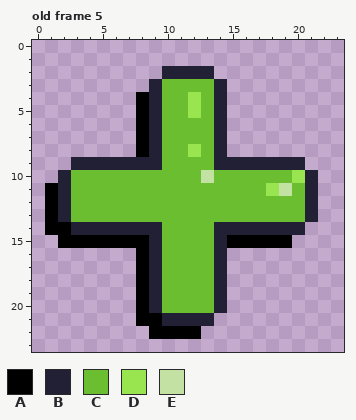
Two states of a pixel-art file, assets/24x icons.aseprite. Above is the file before it was changed.
24x24 pixels, 14 frames. Shown: old frame 5. The commit also changed other frames, which this record leaves out.
Visible layers, top first: "Secondary", "Main", "Shadow".
Palette (. is transparent): A #000000  B #222034  C #6abe30  D #99e550  E #c2e1a3
Pixels before, old frame 5, first column x 1:
 2 .........BBBB........
 3 ........BCCCCB.......
 4 .......ABCCDCB.......
 5 .......ABCCDCB.......
 6 .......ABCCCCB.......
 7 .......ABCCCCB.......
 8 .......ABCCDCB.......
 9 ..BBBBBBBCCCCBBBBBBB.
10 .BCCCCCCCCCCECCCCCCDB
11 ABCCCCCCCCCCCCCCCDECB
12 ABCCCCCCCCCCCCCCCCCCB
13 ABCCCCCCCCCCCCCCCCCCB
14 AABBBBBBBCCCCBBBBBBB.
15 .AAAAAAABCCCCBAAAAA..
16 .......ABCCCCB.......
17 .......ABCCCCB.......
18 .......ABCCCCB.......
19 .......ABCCCCB.......
20 .......ABCCCCB.......
21 .......AABBBB........
22 ........AAAA.........
The result:
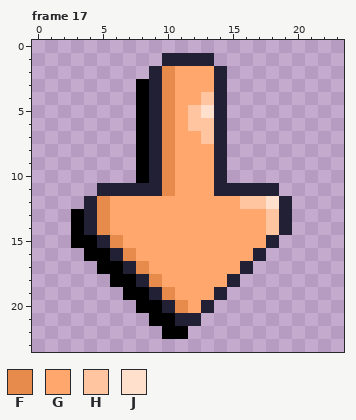
Colours new in this view: F #e78b4c  G #ffa76c  H #ffc5a1  J #ffe0cc
A new or re-ordered frame is compared with the old frame closest to it.
What changed:
frames 14 -> 17
Changed rows in their new state; - is an unchanged pixel.
Frame 17 is new; against old frame 5, layers "Main", "Shadow":
first column x 1:
 1 ---------BBBB--------
 2 --------BFGGGB-------
 3 -------A-FGGG--------
 4 ---------FGGH--------
 5 ---------FGHJ--------
 6 ---------FGHH--------
 7 ---------FGGH--------
 8 ---------FGGG--------
 9 --.....A-FGGG-......-
10 -......ABFGGGB.......
11 ....BBBBBFGGGBBBBB...
12 ...BFGGGGGGGGGGHHJB..
13 ..ABFGGGGGGGGGGGGHB..
14 ..A-FGGGGGGGGGGGGH-.-
15 -.--BFGGGGGGGGGGGB.--
16 ---AABFGGGGGGGGGB----
17 ----AABFGGGGGGGB-----
18 -----AABFGGGGGB------
19 ------A--FGGG--------
20 --------ABFGB.-------
21 -------.-A--.--------
22 --------.--.---------
Changed places in both pictures, as pixel boxes (x1, y1, x2, y2):
changed: (45, 53, 318, 339)
